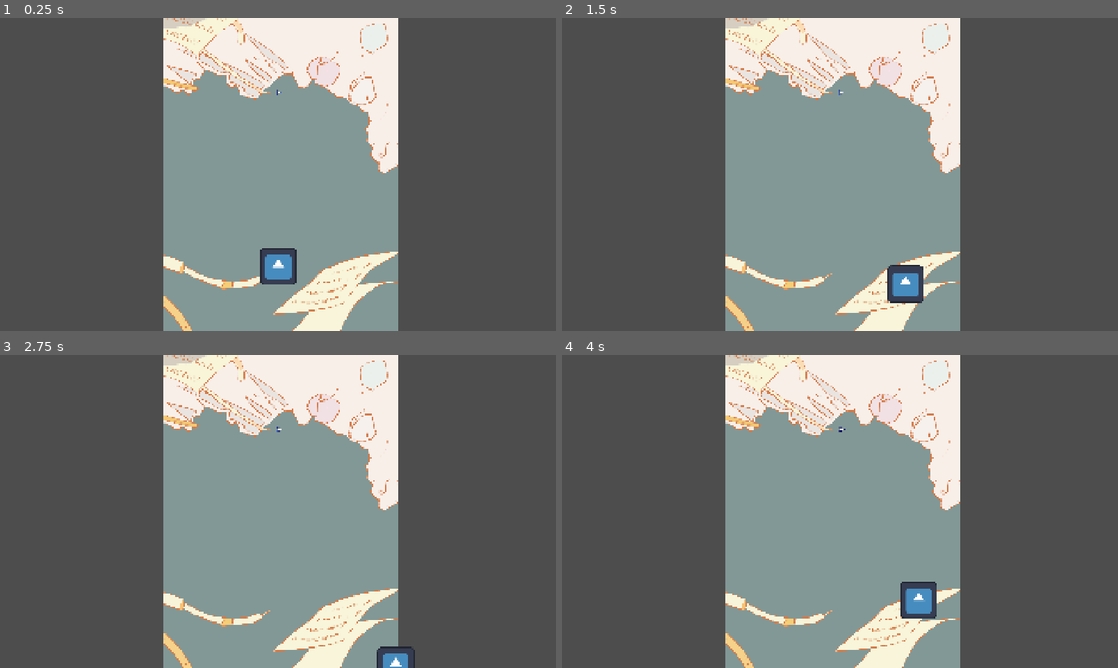
Above: before the commit, frames 1-4 (two rows, left to right).
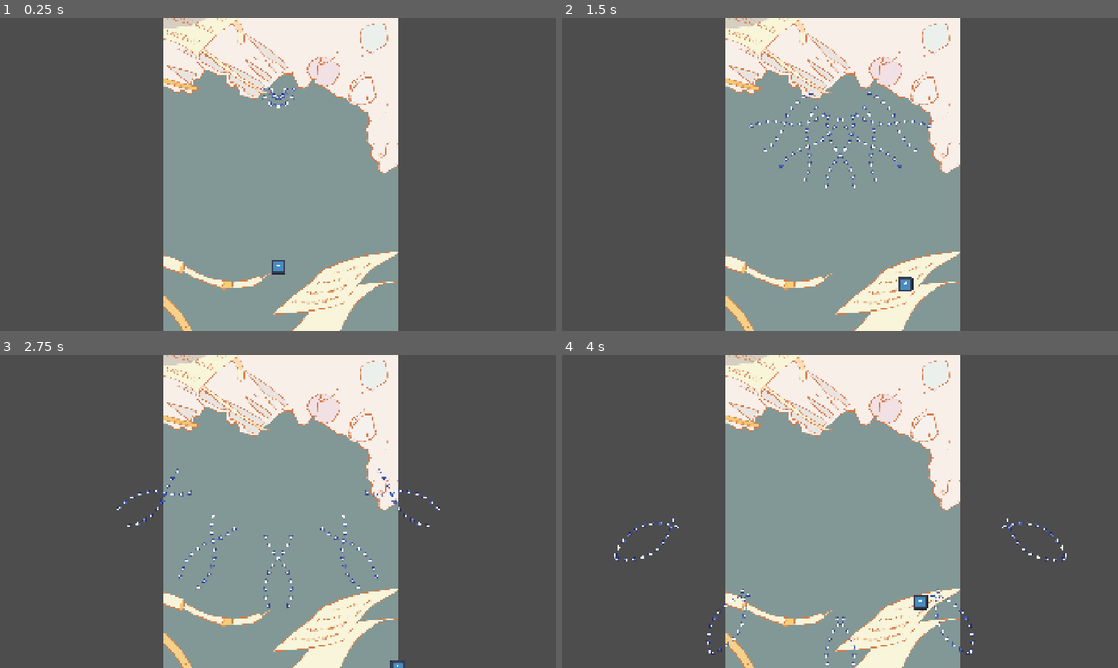
Above: after the commit, the same moments.

Repository: SlimeRimuruTempest/sskrxy
Game: Godot game, scene res://Res/Sample/sample1.tscn
Same seed, same stepped clock (60 frames per second), same inputs: the game is played once before the commit and once after it. The project has no main scene, so this scene is started directly. The engine's default icon, where the game draws it, is replaced by a stand-in: a white triangle on a blue panel in a dark square.
Inputs (mouse positions are in pixels of both pictures, inside the frame that each line leads up to):
- Up to frame 1 (0.25 s): no input
- Up to frame 2 (1.5 s): move the mouse to (962, 158) at 0.52 s; press the mouse at (962, 158) at 0.53 s; hold D (move_right) 0.53-1.28 s; move the mouse to (728, 190) at 1.27 s; release the mouse at (728, 190) at 1.28 s; hold S (move_down) from 1.28 s (still down); click (728, 190) at 1.35 s
- Up to frame 3 (2.75 s): move the mouse to (333, 442) at 2.02 s; release S (move_down) at 2.03 s; press the mouse at (333, 442) at 2.03 s; hold D (move_right) from 2.03 s (still down)
- Up to frame 4 (4 s): move the mouse to (812, 574) at 2.77 s; release D (move_right) at 2.78 s; release the mouse at (812, 574) at 2.78 s; hold W (move_up) 2.78-3.53 s; click (812, 574) at 2.85 s; move the mouse to (1006, 558) at 3.52 s; press the mouse at (1006, 558) at 3.53 s; hold A (move_left) from 3.53 s (still down)

The runs differ from the first frame. In frame 1, 0.9% of the frame differs, in the area x 46-54%, y 22-86%; in frame 2, 1.4%, in the area x 33-67%, y 22-92%; in frame 3, 1.0%; in frame 4, 1.3%.

Commit message:
弹幕

Diff:
--- a/sskrxy/Res/Sample/sample1.tscn
+++ b/sskrxy/Res/Sample/sample1.tscn
@@ -60,21 +60,6 @@
 _data = [Vector2(0, 0), 0.0, 18.0, 0, 1, Vector2(40, 720), 18.0, 0.0, 1, 0]
 point_count = 2
 
-[sub_resource type="Curve" id="Curve_huxls"]
-_limits = [0.0, 150.0, 0.0, 1.0]
-_data = [Vector2(0, 150), 0.0, 0.0, 0, 0]
-point_count = 1
-
-[sub_resource type="Curve" id="Curve_tbwu2"]
-_limits = [0.0, 3600.0, 0.0, 20.0]
-_data = [Vector2(0, 0), 0.0, 180.0, 0, 1, Vector2(20, 3600), 180.0, 0.0, 1, 0]
-point_count = 2
-
-[sub_resource type="Curve" id="Curve_vbp8b"]
-_limits = [0.0, 360.0, 0.0, 6.0]
-_data = [Vector2(0, 0), 0.0, 60.0, 0, 1, Vector2(6, 360), 60.0, 0.0, 1, 0]
-point_count = 2
-
 [sub_resource type="Curve" id="Curve_4405c"]
 _limits = [0.0, 150.0, 0.0, 20.0]
 _data = [Vector2(0, 150), 0.0, 0.0, 0, 0]
@@ -90,42 +75,6 @@
 [sub_resource type="Curve" id="Curve_crrwj"]
 
 [sub_resource type="Curve" id="Curve_2ll4j"]
-
-[sub_resource type="Curve" id="Curve_5566p"]
-_limits = [0.0, 200.0, 0.0, 20.0]
-_data = [Vector2(0, 200), 0.0, 0.0, 0, 0]
-point_count = 1
-
-[sub_resource type="Curve" id="Curve_fapwp"]
-_limits = [-45.0, 45.0, 0.0, 20.0]
-_data = [Vector2(0, -45), 0.0, 0.0, 0, 0, Vector2(1, 45), 0.0, 0.0, 0, 0, Vector2(2, -45), 0.0, 0.0, 0, 0, Vector2(3, 45), 0.0, 0.0, 0, 0, Vector2(4, -45), 0.0, 0.0, 0, 0, Vector2(5, 45), 0.0, 0.0, 0, 0, Vector2(6, -45), 0.0, 0.0, 0, 0, Vector2(7, 45), 0.0, 0.0, 0, 0, Vector2(8, -45), 0.0, 0.0, 0, 0]
-point_count = 9
-
-[sub_resource type="Curve" id="Curve_7d4jr"]
-
-[sub_resource type="Curve" id="Curve_vamaj"]
-
-[sub_resource type="Curve" id="Curve_7fs3h"]
-
-[sub_resource type="Curve" id="Curve_p4upm"]
-_limits = [1.0, 1024.0, 0.0, 1024.0]
-_data = [Vector2(0, 1), 0.0, 0.0, 0, 0]
-point_count = 1
-
-[sub_resource type="Curve" id="Curve_dusej"]
-_limits = [1.0, 1024.0, 0.0, 1024.0]
-_data = [Vector2(0, 1), 0.0, 0.0, 0, 0]
-point_count = 1
-
-[sub_resource type="Curve" id="Curve_24ijw"]
-_limits = [1.0, 1024.0, 0.0, 1024.0]
-_data = [Vector2(0, 1), 0.0, 0.0, 0, 0]
-point_count = 1
-
-[sub_resource type="Curve" id="Curve_4jidr"]
-_limits = [1.0, 1024.0, 0.0, 1024.0]
-_data = [Vector2(0, 1), 0.0, 0.0, 0, 0]
-point_count = 1
 
 [node name="Sample" instance=ExtResource("1_1w2ty")]
 
@@ -168,49 +117,23 @@
 lin_curve = SubResource("Curve_k1gvw")
 ang_curve = SubResource("Curve_nhoh0")
 
-[node name="反复抽水Shooter" parent="Root" index="3" instance=ExtResource("2_nn11b")]
-start_time = 100.0
-bullet_ps = ExtResource("3_iwywa")
-bullet_lin_curve = SubResource("Curve_huxls")
-bullet_ang_curve = SubResource("Curve_tbwu2")
-once_num = 6.0
-once_ang_curve = SubResource("Curve_vbp8b")
-shoot_cd = 0.5
-shoot_num = 1.0
-
-[node name="原地转圈Shooter" parent="Root" index="4" instance=ExtResource("2_nn11b")]
+[node name="原地转圈Shooter" parent="Root" index="3" instance=ExtResource("2_nn11b")]
 position = Vector2(0, 300)
 start_time = 100.0
 bullet_ps = ExtResource("3_iwywa")
 bullet_lin_curve = SubResource("Curve_4405c")
 bullet_ang_curve = SubResource("Curve_2b1yv")
-once_num = 1.0
 once_ang_curve = SubResource("Curve_duk4a")
 shoot_cd = 1.0
 shoot_num = 3.0
 lin_curve = SubResource("Curve_crrwj")
 ang_curve = SubResource("Curve_2ll4j")
 
-[node name="蛇形Shooter" parent="Root" index="5" instance=ExtResource("2_nn11b")]
-position = Vector2(-0.300049, 100.9)
+[node name="Loop1" parent="Root" index="4"]
+position = Vector2(-0.820557, 0.0368652)
+
+[node name="心跳" parent="Root" index="5"]
 start_time = 100.0
-bullet_ps = ExtResource("3_iwywa")
-bullet_lin_curve = SubResource("Curve_5566p")
-bullet_ang_curve = SubResource("Curve_fapwp")
-once_num = 1.0
-once_ang_curve = SubResource("Curve_7d4jr")
-shoot_cd = 0.1
-shoot_num = 5.0
-ori_ang = 90.0
-lin_curve = SubResource("Curve_vamaj")
-ang_curve = SubResource("Curve_7fs3h")
 
-[node name="Shooter" parent="." index="6" instance=ExtResource("2_nn11b")]
-position = Vector2(962, 256)
-bullet_ps = ExtResource("3_iwywa")
-bullet_lin_curve = SubResource("Curve_p4upm")
-bullet_ang_curve = SubResource("Curve_dusej")
-shoot_cd = 0.5
-shoot_num = 5.0
-lin_curve = SubResource("Curve_24ijw")
-ang_curve = SubResource("Curve_4jidr")
+[node name="BGM" parent="." index="4"]
+volume_db = -10.0
--- /dev/null
+++ b/sskrxy/Res/shooters/loop.tscn
@@ -0,0 +1,41 @@
+[gd_scene load_steps=8 format=3 uid="uid://cdb70bf0punpw"]
+
+[ext_resource type="Script" uid="uid://cyaf1fu3hrfyi" path="res://Class/shooter.gd" id="1_87xo5"]
+[ext_resource type="PackedScene" uid="uid://bjskd8r8fqyyq" path="res://Res/Bullet/b_1.tscn" id="2_lup7g"]
+[ext_resource type="PackedScene" uid="uid://cui2h4b6424kg" path="res://Class/disappear_area_detector.tscn" id="3_qmc1h"]
+
+[sub_resource type="Curve" id="Curve_hfgm2"]
+_limits = [0.0, 300.0, 0.0, 10.0]
+_data = [Vector2(0, 300), 0.0, 0.0, 0, 0]
+point_count = 1
+
+[sub_resource type="Curve" id="Curve_hnvg0"]
+
+[sub_resource type="Curve" id="Curve_ief0i"]
+_limits = [0.0, 360.0, 0.0, 72.0]
+_data = [Vector2(0, 0), 0.0, 5.0, 0, 1, Vector2(72, 360), 5.0, 0.0, 1, 0]
+point_count = 2
+
+[sub_resource type="Curve" id="Curve_ed3tp"]
+_limits = [0.0, 5.0, 0.0, 1.0]
+_data = [Vector2(0, 0), 0.0, 0.0, 0, 0, Vector2(1, 5), 0.0, 0.0, 0, 0]
+point_count = 2
+
+[node name="loop" type="Node2D"]
+script = ExtResource("1_87xo5")
+bullet_ps = ExtResource("2_lup7g")
+bullet_lin_curve = SubResource("Curve_hfgm2")
+bullet_ang_curve = SubResource("Curve_hnvg0")
+once_num = 72
+once_ang_curve = SubResource("Curve_ief0i")
+shoot_cd = 0.2
+shoot_num = 5
+ang_curve = SubResource("Curve_ed3tp")
+metadata/_custom_type_script = ExtResource("1_87xo5")
+
+[node name="Sprite" type="Sprite2D" parent="."]
+z_index = 1
+
+[node name="DisappearAreaDetector" parent="." instance=ExtResource("3_qmc1h")]
+
+[connection signal="ready" from="." to="." method="_on_ready"]
--- /dev/null
+++ b/sskrxy/Res/shooters/loop_shooter.tscn
@@ -0,0 +1,29 @@
+[gd_scene load_steps=7 format=3 uid="uid://cw2vdrxxsxep7"]
+
+[ext_resource type="Script" uid="uid://cyaf1fu3hrfyi" path="res://Class/shooter.gd" id="1_y60al"]
+[ext_resource type="PackedScene" uid="uid://cdb70bf0punpw" path="res://Res/shooters/loop.tscn" id="2_prc2l"]
+[ext_resource type="PackedScene" uid="uid://cui2h4b6424kg" path="res://Class/disappear_area_detector.tscn" id="3_gjl3l"]
+
+[sub_resource type="Curve" id="Curve_hfgm2"]
+
+[sub_resource type="Curve" id="Curve_hnvg0"]
+
+[sub_resource type="Curve" id="Curve_ief0i"]
+
+[node name="LoopShooter" type="Node2D"]
+script = ExtResource("1_y60al")
+start_time = 24.0
+bullet_ps = ExtResource("2_prc2l")
+bullet_lin_curve = SubResource("Curve_hfgm2")
+bullet_ang_curve = SubResource("Curve_hnvg0")
+once_ang_curve = SubResource("Curve_ief0i")
+shoot_cd = 1.5
+shoot_num = 7
+metadata/_custom_type_script = ExtResource("1_y60al")
+
+[node name="Sprite" type="Sprite2D" parent="."]
+z_index = 1
+
+[node name="DisappearAreaDetector" parent="." instance=ExtResource("3_gjl3l")]
+
+[connection signal="ready" from="." to="." method="_on_ready"]
--- /dev/null
+++ b/sskrxy/Res/shooters/心跳.tscn
@@ -0,0 +1,38 @@
+[gd_scene load_steps=7 format=3 uid="uid://drmjbhwxqd6fu"]
+
+[ext_resource type="Script" uid="uid://cyaf1fu3hrfyi" path="res://Class/shooter.gd" id="1_4uh2l"]
+[ext_resource type="PackedScene" uid="uid://bjskd8r8fqyyq" path="res://Res/Bullet/b_1.tscn" id="2_o4hyq"]
+[ext_resource type="PackedScene" uid="uid://cui2h4b6424kg" path="res://Class/disappear_area_detector.tscn" id="3_trd4i"]
+
+[sub_resource type="Curve" id="Curve_huxls"]
+_limits = [0.0, 2500.0, 0.0, 25.0]
+_data = [Vector2(24, 500), 0.0, 0.0, 0, 0]
+point_count = 1
+
+[sub_resource type="Curve" id="Curve_tbwu2"]
+_limits = [0.0, 5760.0, 0.0, 25.0]
+_data = [Vector2(0, 0), 0.0, 240.0, 0, 1, Vector2(24, 5760), 240.0, -5.74816e+06, 1, 1, Vector2(24.001, 15), -5.74816e+06, 0.0, 1, 0]
+point_count = 3
+
+[sub_resource type="Curve" id="Curve_vbp8b"]
+_limits = [0.0, 360.0, 0.0, 12.0]
+_data = [Vector2(0, 0), 0.0, 30.0, 0, 1, Vector2(12, 360), 30.0, 0.0, 1, 0]
+point_count = 2
+
+[node name="心跳" type="Node2D"]
+script = ExtResource("1_4uh2l")
+bullet_ps = ExtResource("2_o4hyq")
+bullet_lin_curve = SubResource("Curve_huxls")
+bullet_ang_curve = SubResource("Curve_tbwu2")
+once_num = 12
+once_ang_curve = SubResource("Curve_vbp8b")
+shoot_cd = 0.5
+shoot_num = 1.0
+metadata/_custom_type_script = ExtResource("1_4uh2l")
+
+[node name="Sprite" type="Sprite2D" parent="."]
+z_index = 1
+
+[node name="DisappearAreaDetector" parent="." instance=ExtResource("3_trd4i")]
+
+[connection signal="ready" from="." to="." method="_on_ready"]
--- /dev/null
+++ b/sskrxy/Res/shooters/蛇形1.tscn
@@ -0,0 +1,45 @@
+[gd_scene load_steps=9 format=3 uid="uid://dokl7matsrdje"]
+
+[ext_resource type="Script" uid="uid://cyaf1fu3hrfyi" path="res://Class/shooter.gd" id="1_mckby"]
+[ext_resource type="PackedScene" uid="uid://bjskd8r8fqyyq" path="res://Res/Bullet/b_1.tscn" id="2_bu5yl"]
+[ext_resource type="PackedScene" uid="uid://cui2h4b6424kg" path="res://Class/disappear_area_detector.tscn" id="3_c8psi"]
+
+[sub_resource type="Curve" id="Curve_p4upm"]
+_limits = [0.0, 250.0, 0.0, 10.0]
+_data = [Vector2(0, 250), 0.0, 0.0, 0, 0]
+point_count = 1
+
+[sub_resource type="Curve" id="Curve_fapwp"]
+_limits = [-45.0, 45.0, 0.0, 20.0]
+_data = [Vector2(0, -45), 0.0, 90.0, 0, 1, Vector2(1, 45), 90.0, -90.0, 1, 1, Vector2(2, -45), -90.0, 90.0, 1, 1, Vector2(3, 45), 90.0, -90.0, 1, 1, Vector2(4, -45), -90.0, 90.0, 1, 1, Vector2(5, 45), 90.0, -90.0, 1, 1, Vector2(6, -45), -90.0, 90.0, 1, 1, Vector2(7, 45), 90.0, -90.0, 1, 1, Vector2(8, -45), -90.0, 0.0, 1, 0]
+point_count = 9
+
+[sub_resource type="Curve" id="Curve_24ijw"]
+_limits = [0.0, 180.0, 0.0, 5.0]
+_data = [Vector2(0, 0), 0.0, 30.0, 0, 1, Vector2(5, 150), 30.0, 0.0, 1, 0]
+point_count = 2
+
+[sub_resource type="Curve" id="Curve_vamaj"]
+
+[sub_resource type="Curve" id="Curve_7fs3h"]
+
+[node name="蛇形Shooter" type="Node2D"]
+script = ExtResource("1_mckby")
+bullet_ps = ExtResource("2_bu5yl")
+bullet_lin_curve = SubResource("Curve_p4upm")
+bullet_ang_curve = SubResource("Curve_fapwp")
+once_num = 5
+once_ang_curve = SubResource("Curve_24ijw")
+shoot_cd = 0.1
+shoot_num = 10
+ori_ang = 30.0
+lin_curve = SubResource("Curve_vamaj")
+ang_curve = SubResource("Curve_7fs3h")
+metadata/_custom_type_script = ExtResource("1_mckby")
+
+[node name="Sprite" type="Sprite2D" parent="."]
+z_index = 1
+
+[node name="DisappearAreaDetector" parent="." instance=ExtResource("3_c8psi")]
+
+[connection signal="ready" from="." to="." method="_on_ready"]
--- /dev/null
+++ b/sskrxy/Res/shooters/蛇形2.tscn
@@ -0,0 +1,45 @@
+[gd_scene load_steps=9 format=3 uid="uid://bqa77uvigvuc0"]
+
+[ext_resource type="Script" uid="uid://cyaf1fu3hrfyi" path="res://Class/shooter.gd" id="1_yddij"]
+[ext_resource type="PackedScene" uid="uid://bjskd8r8fqyyq" path="res://Res/Bullet/b_1.tscn" id="2_3r6hv"]
+[ext_resource type="PackedScene" uid="uid://cui2h4b6424kg" path="res://Class/disappear_area_detector.tscn" id="3_wr3wr"]
+
+[sub_resource type="Curve" id="Curve_p4upm"]
+_limits = [0.0, 250.0, 0.0, 10.0]
+_data = [Vector2(0, 250), 0.0, 0.0, 0, 0]
+point_count = 1
+
+[sub_resource type="Curve" id="Curve_dusej"]
+_limits = [-45.0, 45.0, 0.0, 20.0]
+_data = [Vector2(0, 45), 0.0, -90.0, 0, 1, Vector2(1, -45), -90.0, 90.0, 1, 1, Vector2(2, 45), 90.0, -90.0, 1, 1, Vector2(3, -45), -90.0, 90.0, 1, 1, Vector2(4, 45), 90.0, -90.0, 1, 1, Vector2(5, -45), -90.0, 90.0, 1, 1, Vector2(6, 45), 90.0, -90.0, 1, 1, Vector2(7, -45), -90.0, 90.0, 1, 1, Vector2(8, 45), 90.0, -90.0, 1, 1, Vector2(9, -45), -90.0, 90.0, 1, 1, Vector2(10, 45), 90.0, -90.0, 1, 1, Vector2(11, -45), -90.0, 90.0, 1, 1, Vector2(12, 45), 90.0, 0.0, 1, 0]
+point_count = 13
+
+[sub_resource type="Curve" id="Curve_24ijw"]
+_limits = [0.0, 180.0, 0.0, 5.0]
+_data = [Vector2(0, 0), 0.0, 30.0, 0, 1, Vector2(5, 150), 30.0, 0.0, 1, 0]
+point_count = 2
+
+[sub_resource type="Curve" id="Curve_4jidr"]
+
+[sub_resource type="Curve" id="Curve_ojgjm"]
+
+[node name="蛇形Shooter2" type="Node2D"]
+script = ExtResource("1_yddij")
+bullet_ps = ExtResource("2_3r6hv")
+bullet_lin_curve = SubResource("Curve_p4upm")
+bullet_ang_curve = SubResource("Curve_dusej")
+once_num = 5
+once_ang_curve = SubResource("Curve_24ijw")
+shoot_cd = 0.1
+shoot_num = 10
+ori_ang = 30.0
+lin_curve = SubResource("Curve_4jidr")
+ang_curve = SubResource("Curve_ojgjm")
+metadata/_custom_type_script = ExtResource("1_yddij")
+
+[node name="Sprite" type="Sprite2D" parent="."]
+z_index = 1
+
+[node name="DisappearAreaDetector" parent="." instance=ExtResource("3_wr3wr")]
+
+[connection signal="ready" from="." to="." method="_on_ready"]
--- a/sskrxy/Scene/Level/level_base.tscn
+++ b/sskrxy/Scene/Level/level_base.tscn
@@ -1,9 +1,14 @@
-[gd_scene load_steps=5 format=3 uid="uid://b18163ipdt2ox"]
+[gd_scene load_steps=10 format=3 uid="uid://b18163ipdt2ox"]
 
 [ext_resource type="Texture2D" uid="uid://dqyaf8pj63o8i" path="res://Art/Scene/L1/主3.PNG" id="1_awqdd"]
 [ext_resource type="Texture2D" uid="uid://chyyqys7xu6xa" path="res://Art/Scene/L1/主2.PNG" id="2_g82cb"]
 [ext_resource type="Texture2D" uid="uid://b80ntv7xrq57b" path="res://Art/Scene/L1/主1.PNG" id="3_8noda"]
 [ext_resource type="PackedScene" uid="uid://6hmqde5av0ks" path="res://Scene/Player/player.tscn" id="4_g82cb"]
+[ext_resource type="PackedScene" uid="uid://cw2vdrxxsxep7" path="res://Res/shooters/loop_shooter.tscn" id="4_w5tha"]
+[ext_resource type="AudioStream" uid="uid://re8yo276gvw" path="res://music/エゴ.mp3" id="5_8noda"]
+[ext_resource type="PackedScene" uid="uid://drmjbhwxqd6fu" path="res://Res/shooters/心跳.tscn" id="5_nds4u"]
+[ext_resource type="PackedScene" uid="uid://dokl7matsrdje" path="res://Res/shooters/蛇形1.tscn" id="6_kblds"]
+[ext_resource type="PackedScene" uid="uid://bqa77uvigvuc0" path="res://Res/shooters/蛇形2.tscn" id="7_6efwd"]
 
 [node name="LevelBase" type="Node2D"]
 
@@ -30,12 +35,22 @@
 centered = false
 
 [node name="Root" type="Node2D" parent="." groups=["Marker"]]
-position = Vector2(960, 200)
+position = Vector2(960, 250)
+
+[node name="Loop1" parent="Root" instance=ExtResource("4_w5tha")]
+
+[node name="心跳" parent="Root" instance=ExtResource("5_nds4u")]
+
+[node name="蛇形Shooter" parent="Root" instance=ExtResource("6_kblds")]
+
+[node name="蛇形Shooter2" parent="Root" instance=ExtResource("7_6efwd")]
 
 [node name="Player" parent="." instance=ExtResource("4_g82cb")]
 position = Vector2(960, 857)
+scale = Vector2(0.4, 0.4)
 
 [node name="BGM" type="AudioStreamPlayer" parent="."]
+stream = ExtResource("5_8noda")
 autoplay = true
 
 [node name="DisappearArea" type="Area2D" parent="."]
Not shown: 1 places in sskrxy/Res/Sample/sample1.tscn that only renumber resources
Not shown, added: sskrxy/music/エゴ.mp3.import
Not shown, added: sskrxy/Res/Sample/01 エゴ.flac
Not shown, added: sskrxy/music/エゴ.mp3
